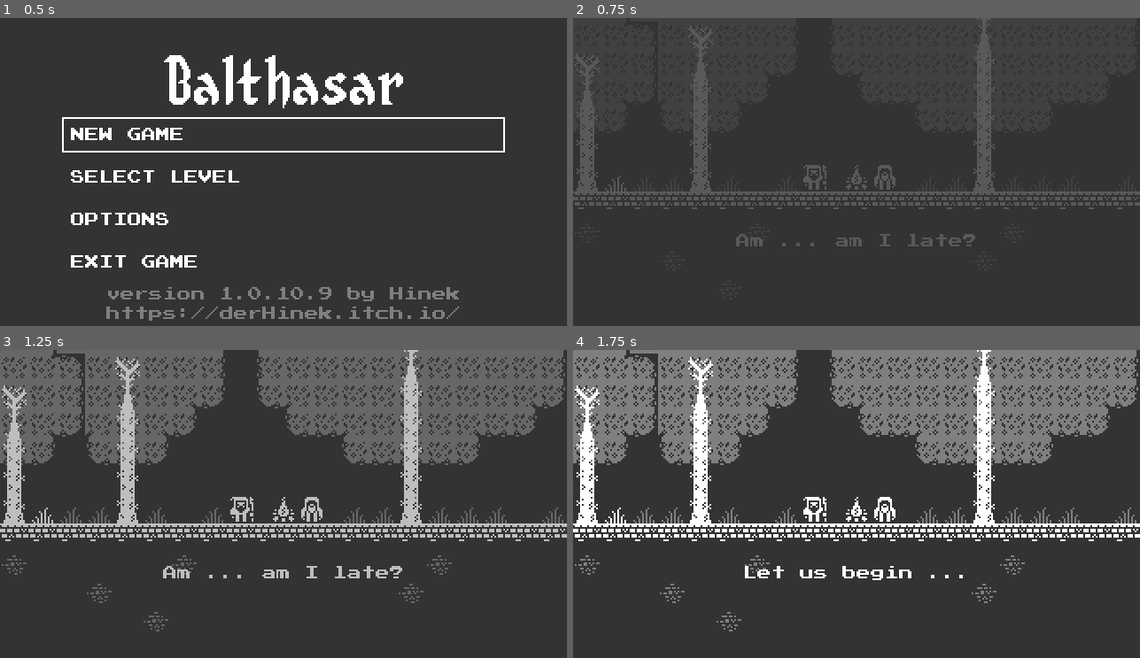
Above: before the commit, frames 1-4 (two rows, left to right).
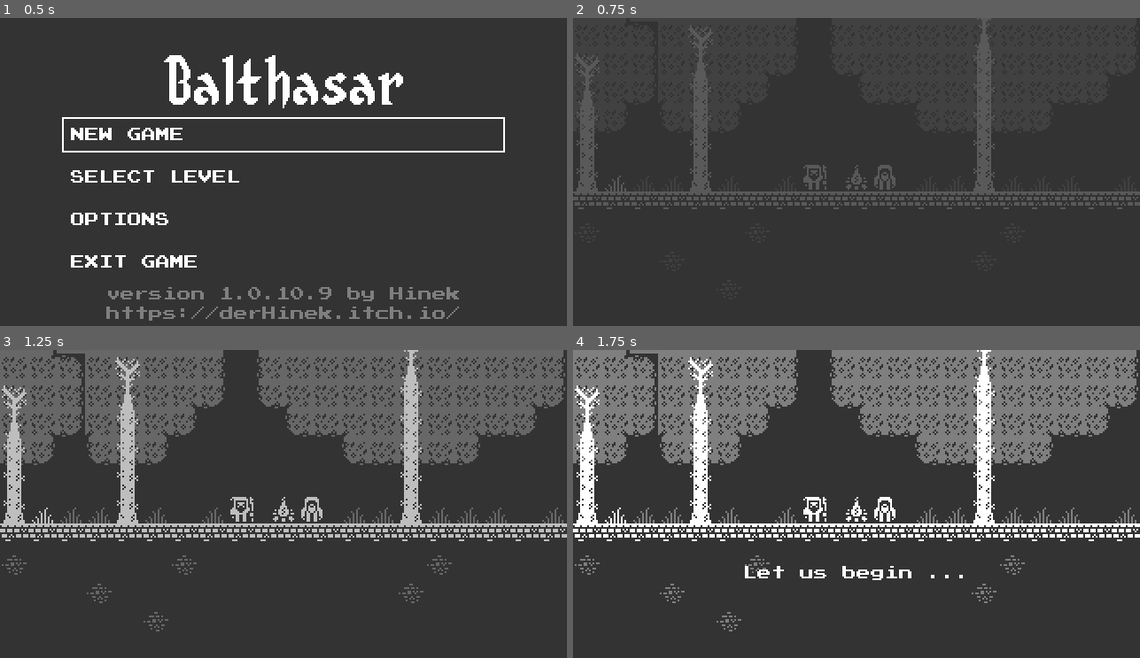
Above: after the commit, the same moments.

Repository: hinek/Balthasar
Game: Godot game, scene res://menu/TitleScreen.tscn
The game is run twice, just before and just after one commit, with the same random seed, the same clock (stepped at 60 frames per second) and the same inputs.
Inputs:
- Up to frame 1 (0.5 s): no input
- Up to frame 2 (0.75 s): click "New Game" at 0.5 s
- Up to frame 3 (1.25 s): no input
- Up to frame 4 (1.75 s): hold Right (ui_right) from 1.28 s (still down); hold Ctrl (player_run) from 1.28 s (still down); tap Up (player_jump) at 1.52 s

Frame 1 is identical in both runs. In frame 2, 0.4% of the frame differs, in the area x 28-71%, y 70-75%; in frame 3, 0.4%; in frame 4, nothing differs.

Commit message:
Tidy some visuals up

Diff:
--- a/game/levels/Intro.tscn
+++ b/game/levels/Intro.tscn
@@ -339,7 +339,6 @@
 margin_right = 128.0
 margin_bottom = 56.0
 custom_fonts/font = SubResource( 1 )
-text = "Am ... am I late?"
 align = 1
 __meta__ = {
 "_edit_use_anchors_": false
--- a/game/menu/TitleScreen.tscn
+++ b/game/menu/TitleScreen.tscn
@@ -31,12 +31,12 @@
 [node name="CenterRow" type="HBoxContainer" parent="Menu"]
 margin_top = 36.0
 margin_right = 240.0
-margin_bottom = 140.0
+margin_bottom = 128.0
 size_flags_vertical = 3
 
 [node name="Buttons" type="VBoxContainer" parent="Menu/CenterRow"]
 margin_right = 240.0
-margin_bottom = 104.0
+margin_bottom = 92.0
 size_flags_horizontal = 3
 size_flags_vertical = 3
 
@@ -62,11 +62,9 @@
 button_text = "Exit Game"
 
 [node name="Label" type="Label" parent="Menu"]
-anchor_top = -0.0490798
-anchor_bottom = -0.0490798
-margin_top = 144.0
+margin_top = 132.0
 margin_right = 240.0
-margin_bottom = 163.0
+margin_bottom = 151.0
 custom_fonts/font = ExtResource( 4 )
 custom_colors/font_color = Color( 0.498039, 0.498039, 0.498039, 1 )
 text = "version 1.0.10.9 by Hinek
Binary file changed: game/images/icon.png
